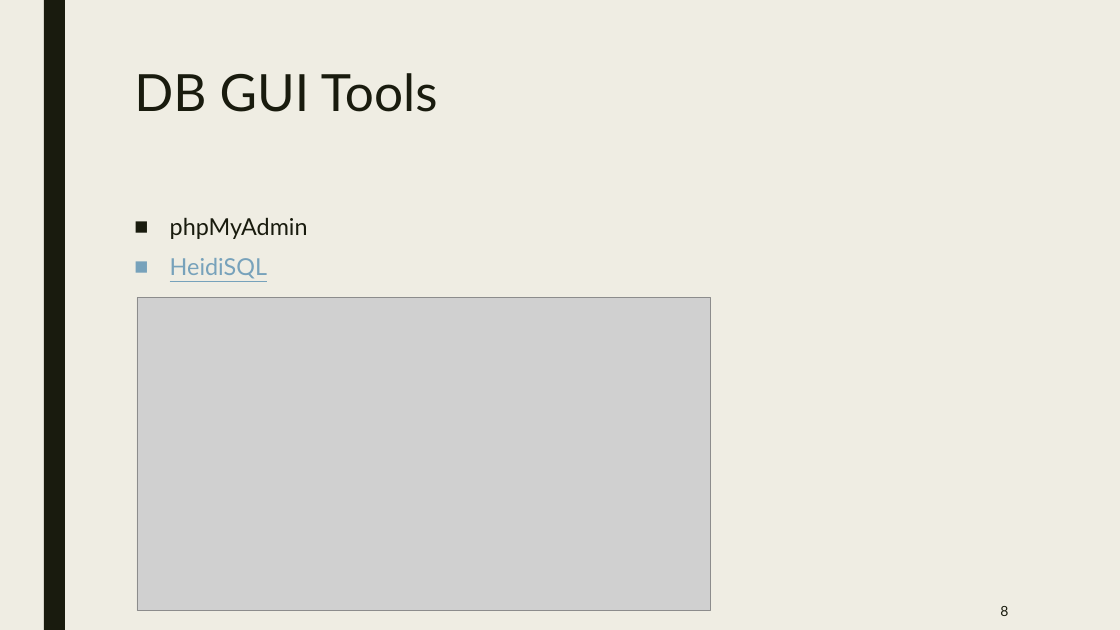
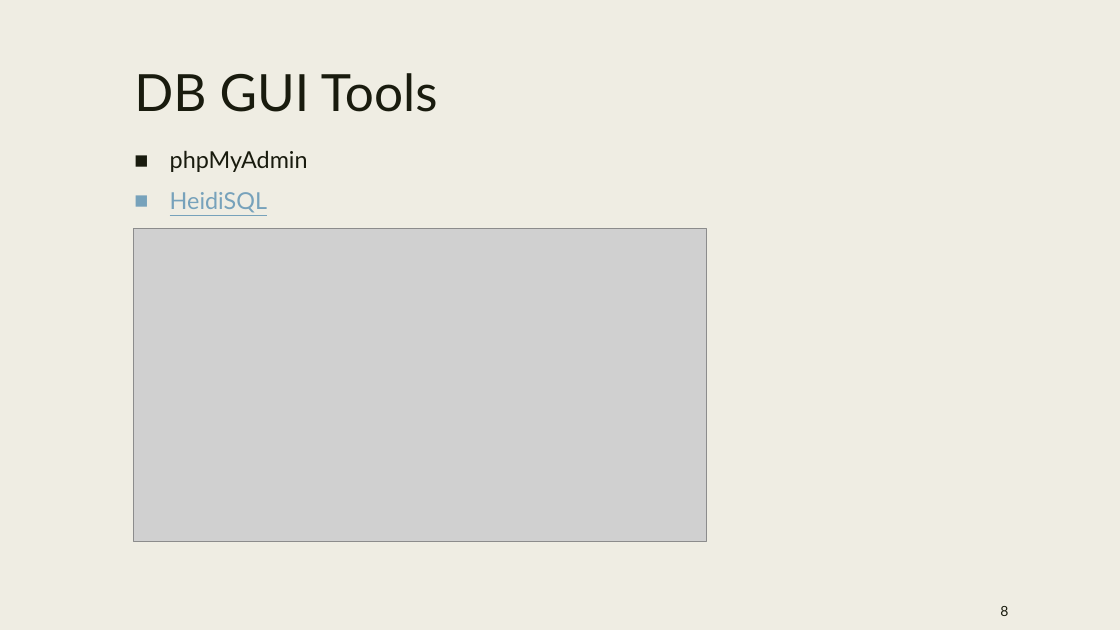
Before and after one commit to aapplle123/php_course, a slide deck: slide 8 of slides/phpV202211111.pptx. Drawn at 1120x630 pixels with LibreOffice and Linux fonts; fonts in the diff are those of the drawing; grey boxes stand for pictures; background and template pictures are left out. Boxes give left, top, right and bottom in pixels: in the first picture for what was removed or moved away, otherwise in the second. Text is boxed around its words. In the diff, an @@ line names an element or a change of style, - is before the commit and + after.

```diff
--- a/slides/phpV202211111.pptx
+++ b/slides/phpV202211111.pptx
@@ rectangle removed at [44,0,65,630] @@
@@ text "phpMyAdmin": place and size @@
-text "phpMyAdmin" at [170,217,308,279]
+text "phpMyAdmin" at [170,150,308,213]
@@ picture: place and size @@
-picture at [137,297,711,611]
+picture at [134,229,707,542]
```
Also in this commit, not shown: 9 other slides changed, 1 slide added, 1 slide removed.
